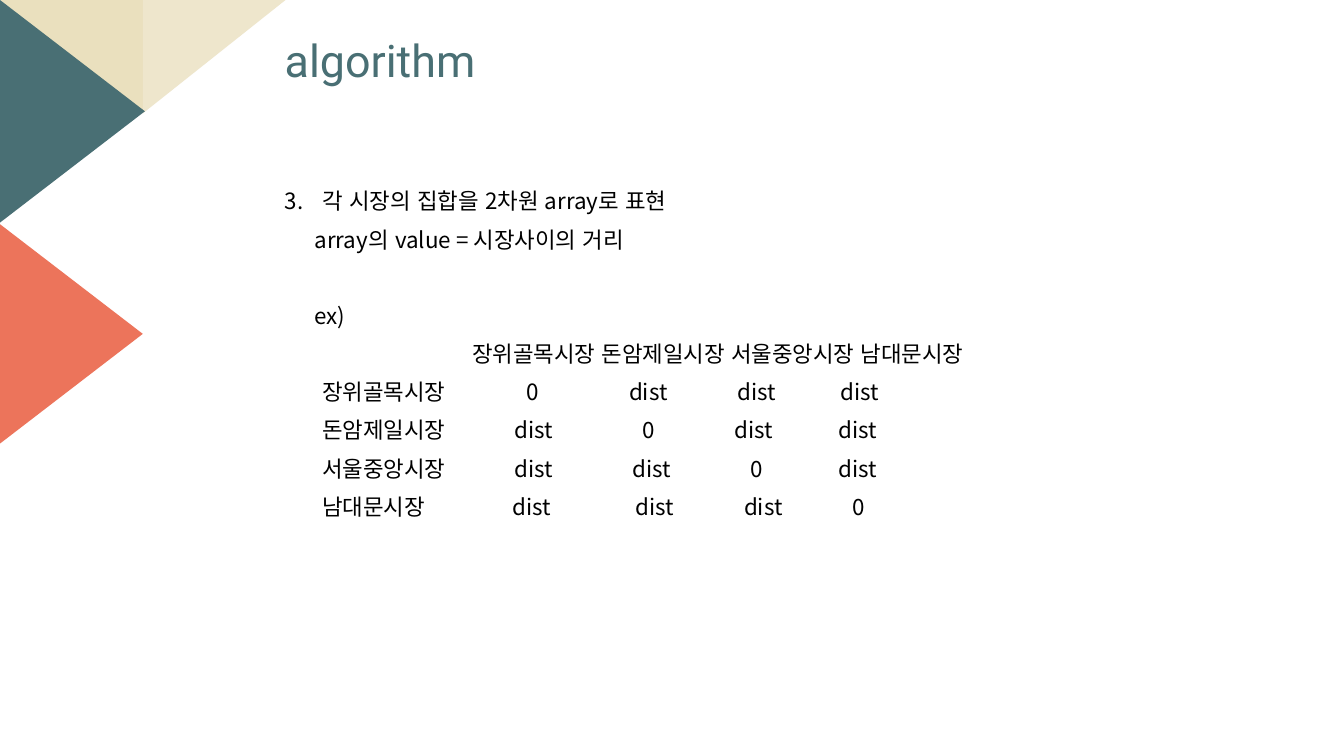
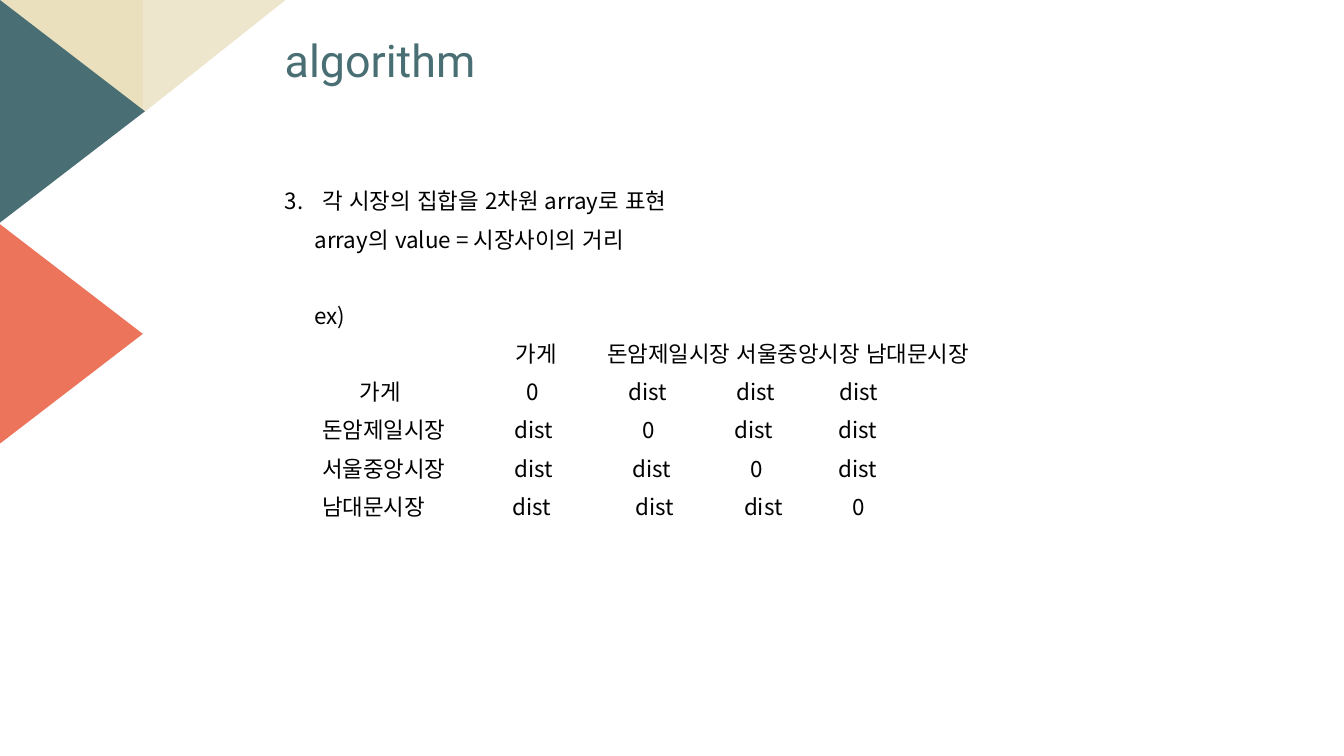
Before and after one commit to sharhp21/Data_structure_, a slide deck: slide 4 of personal/발표자료/자료구조설계_6주차.pptm. Drawn at 1344x756 pixels with LibreOffice and Linux fonts; fonts in the diff are those of the drawing. Boxes give left, top, right and bottom in pixels: in the first picture for what was removed or moved away, otherwise in the second. Text is boxed around its words. In the diff, an @@ line names an element or a change of style, - is before the commit and + after.

```diff
--- a/personal/발표자료/자료구조설계_6주차.pptm
+++ b/personal/발표자료/자료구조설계_6주차.pptm
@@ text at [360,343,969,402]: text changed @@
-장위골목시장 돈암제일시장 서울중앙시장 남대문시장
-장위골목시장 0 dist dist dist
+가게 돈암제일시장 서울중앙시장 남대문시장
+가게 0 dist dist dist
```
Also in this commit, not shown: 5 other slides changed, 3 other files.
